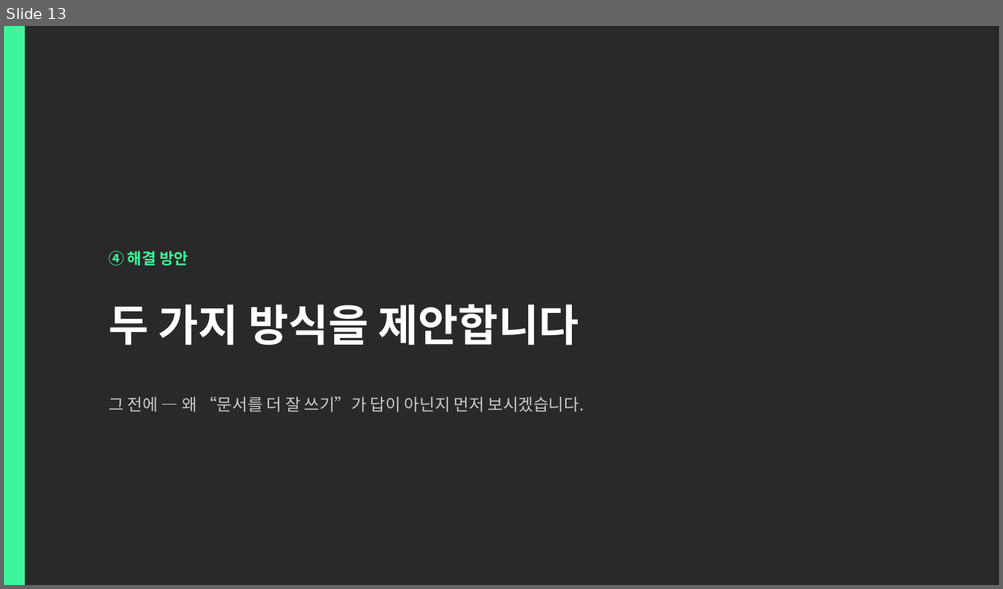
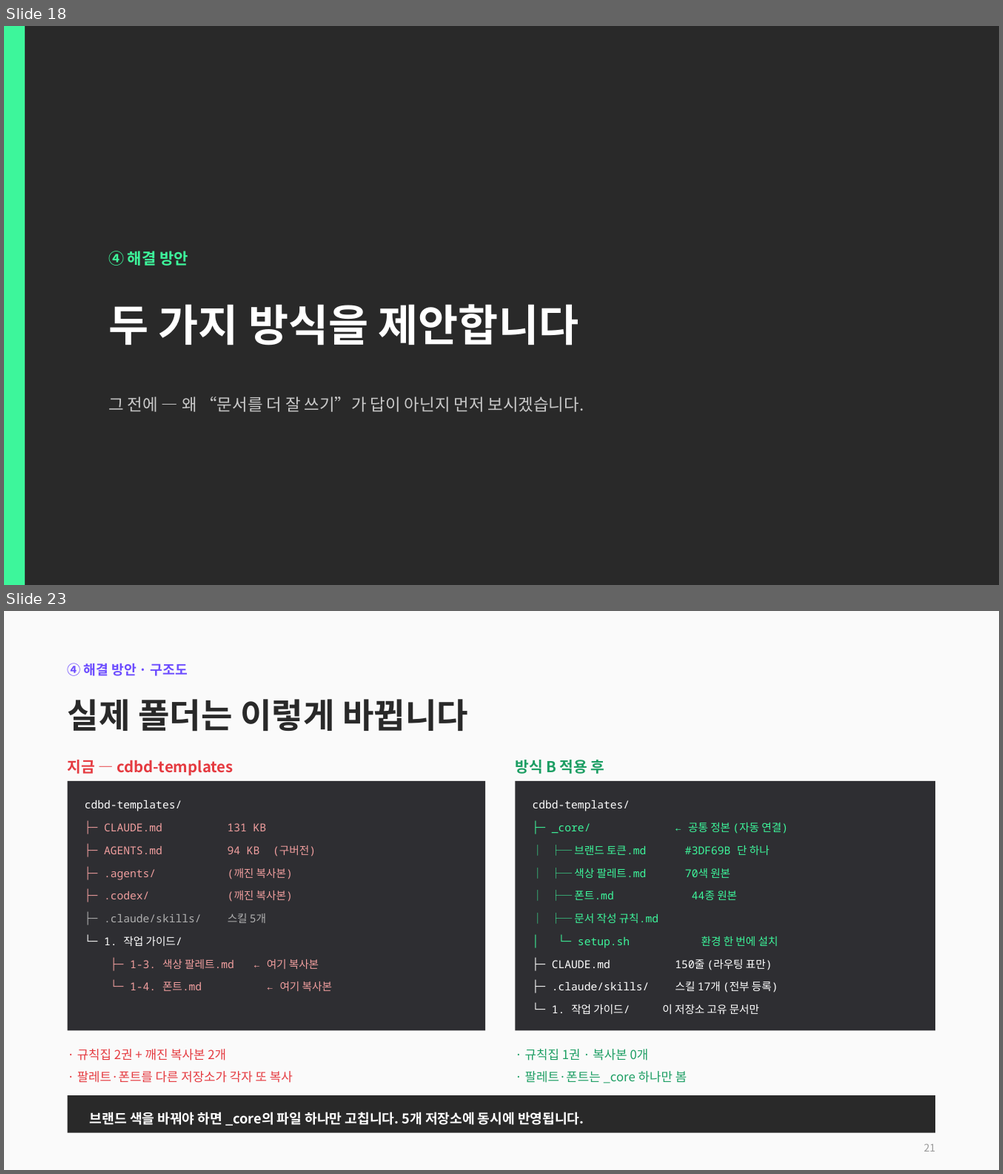
Before and after one commit to CdBd-in/design, a slide deck: CdBd 문서 체계 진단 및 개편 제안.pptx. Shown one above the other, each under a label of ours: slide 13 before the commit, slides 18 and 23 after it; the slides between them are not shown. The pictures are 1003x589 and 1003x1174 pixels, drawn with LibreOffice and Linux fonts; fonts in the diff are those of the drawing. Boxes give left, top, right and bottom in pixels: in the first picture for what was removed or moved away, otherwise in the second. Text is boxed around its words. In the diff, an @@ line names an element or a change of style, - is before the commit and + after.

```diff
--- a/CdBd 문서 체계 진단 및 개편 제안.pptx
+++ b/CdBd 문서 체계 진단 및 개편 제안.pptx
@@ slide 23 added at [4, 611, 999, 1170], background #FFFFFF @@
@@ rectangle added at [4, 611, 999, 1170], fill #FAFAFA @@
@@ text added at [68, 663, 188, 676], 13 pt, text #6C4CFF, bold @@
+④ 해결 방안 · 구조도
@@ text added at [68, 699, 468, 732], 33 pt, text #292929, bold @@
+실제 폴더는 이렇게 바뀝니다
@@ text added at [68, 760, 233, 776], 14.5 pt, text #E53A40, bold @@
+지금 — cdbd-templates
@@ text added at [515, 760, 605, 774], 14.5 pt, text #1C9E63, bold @@
+방식 B 적용 후
@@ rectangle added at [68, 781, 485, 1031], fill #2E2E32 @@
@@ rectangle added at [515, 781, 935, 1031], fill #2E2E32 @@
@@ text added at [85, 800, 318, 991], 10.5 pt, text #F09E9E @@
+cdbd-templates/
+├─ CLAUDE.md 131 KB
+├─ AGENTS.md 94 KB (구버전)
+├─ .agents/ (깨진 복사본)
+├─ .codex/ (깨진 복사본)
+├─ .claude/skills/ 스킬 5개
+└─ 1. 작업 가이드/
+├─ 1-3. 색상 팔레트.md ← 여기 복사본
+└─ 1-4. 폰트.md ← 여기 복사본
@@ text added at [532, 800, 788, 1014], 10.5 pt, text #3DF69B @@
+cdbd-templates/
+├─ _core/ ← 공통 정본 (자동 연결)
+│ ├─ 브랜드 토큰.md #3DF69B 단 하나
+│ ├─ 색상 팔레트.md 70색 원본
+│ ├─ 폰트.md 44종 원본
+│ ├─ 문서 작성 규칙.md
+│ └─ setup.sh 환경 한 번에 설치
+├─ CLAUDE.md 150줄 (라우팅 표만)
+├─ .claude/skills/ 스킬 17개 (전부 등록)
+└─ 1. 작업 가이드/ 이 저장소 고유 문서만
@@ text added at [77, 1049, 293, 1083], 12 pt, text #E53A40 @@
+· 규칙집 2권 + 깨진 복사본 2개
+· 팔레트·폰트를 다른 저장소가 각자 또 복사
@@ text added at [525, 1049, 686, 1084], 12 pt, text #1C9E63 @@
+· 규칙집 1권 · 복사본 0개
+· 팔레트·폰트는 _core 하나만 봄
@@ rectangle added at [68, 1096, 935, 1133], fill #292929 @@
@@ text added at [90, 1112, 583, 1126], 13 pt, text #FFFFFF, bold @@
+브랜드 색을 바꿔야 하면 _core의 파일 하나만 고칩니다. 5개 저장소에 동시에 반영됩니다.
@@ text added at [924, 1145, 936, 1152], 10 pt, text #9A9A9A @@
+21
@@ what was slide 13 is now slide 18 @@
```
Also in this commit, not shown: 17 slides changed, 6 other slides added, 1 other file.
